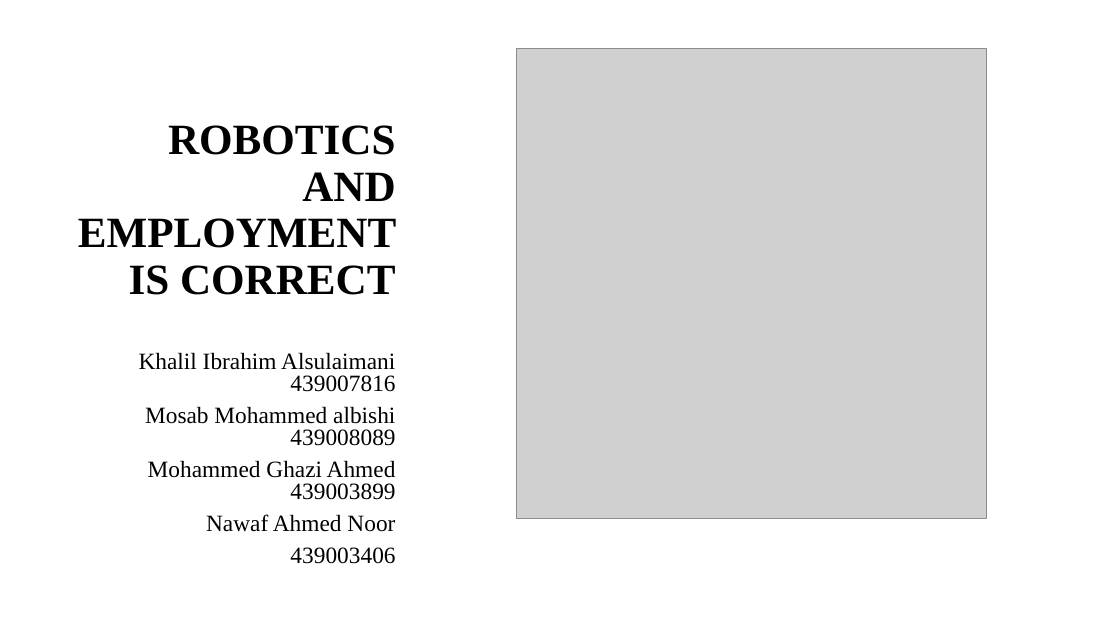
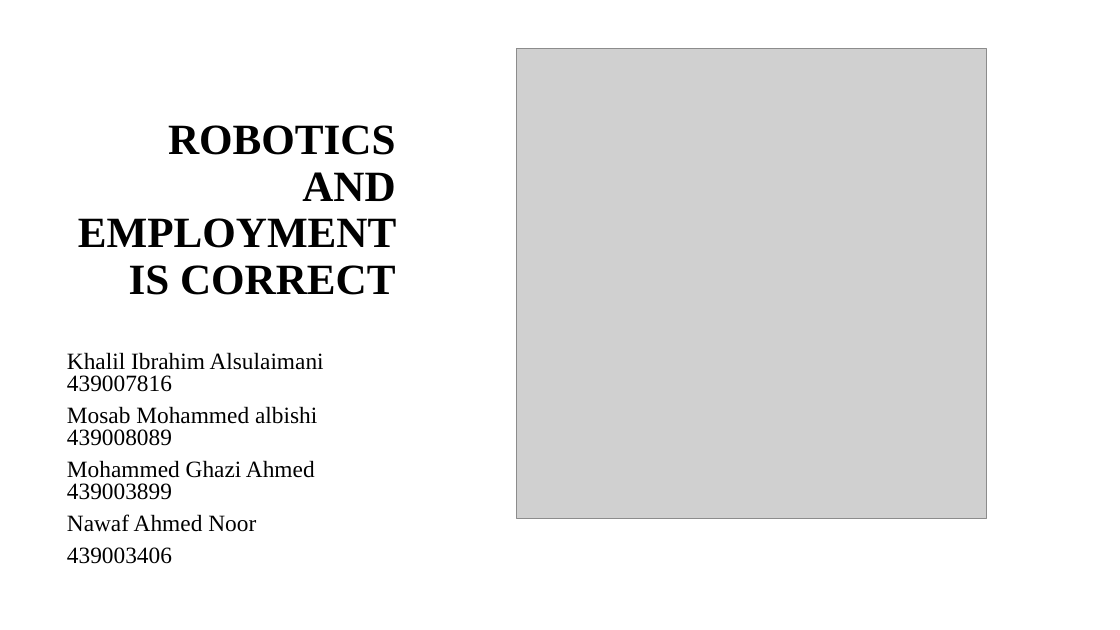
Before and after one commit to khalilAlsulaimani/Computers-And-Society-Project, a slide deck: slide 1 of Research Presntation.pptx. Drawn at 1120x630 pixels with LibreOffice and Linux fonts; fonts in the diff are those of the drawing; grey boxes stand for pictures; background and template pictures are left out. Boxes give left, top, right and bottom in pixels: in the first picture for what was removed or moved away, otherwise in the second. Text is boxed around its words. In the diff, an @@ line names an element or a change of style, - is before the commit and + after.

```diff
--- a/Research Presntation.pptx
+++ b/Research Presntation.pptx
@@ subtitle "Khalil Ibrahim Alsulaimani 439007816" at (67, 352, 324, 564): alignment right to left @@
```
Also in this commit, not shown: 2 other slides changed, 1 other file.
